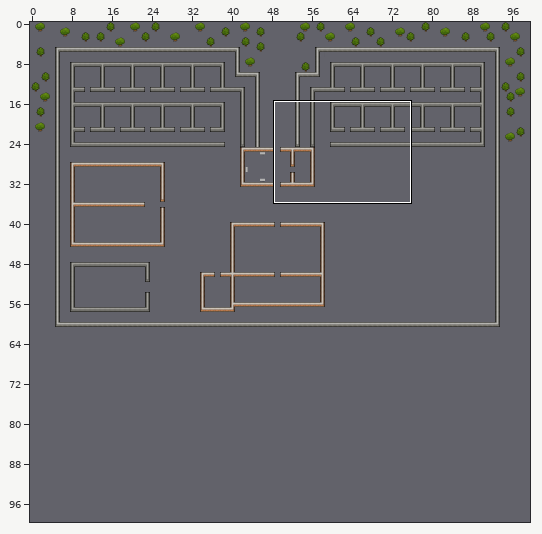
Tiled map -- Map/Map(good).tmx. Above: a wide view before the commit, with the close-up outlined.
Close-up. First the earlier version:
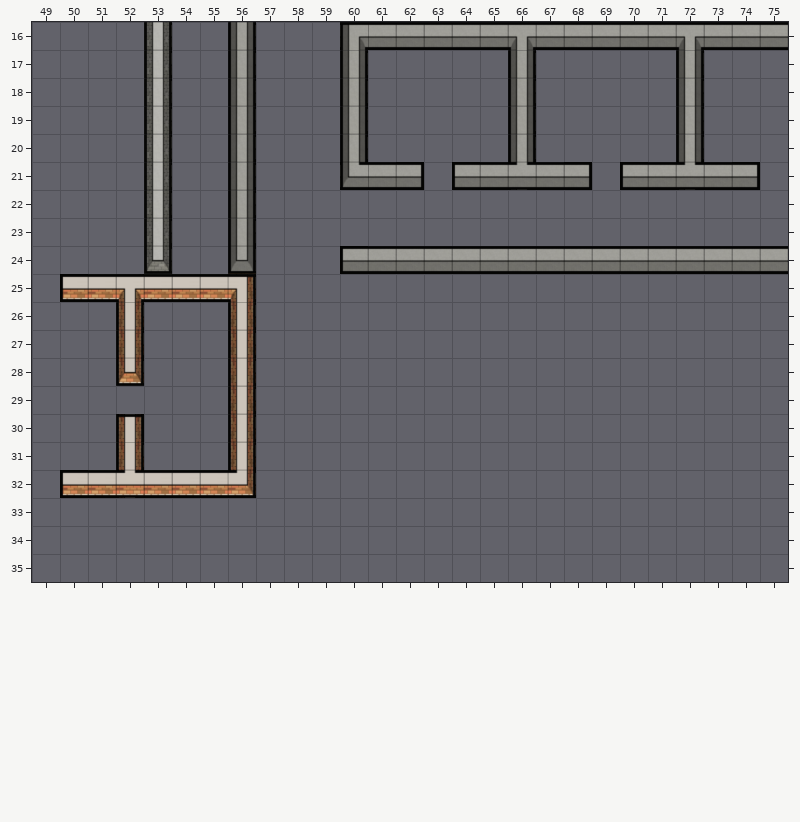
Cells are 32x32 px. Shown: x 49..75, y 16..35. The commit also changed other parts of the map, which this record leaves out.
Once edited:
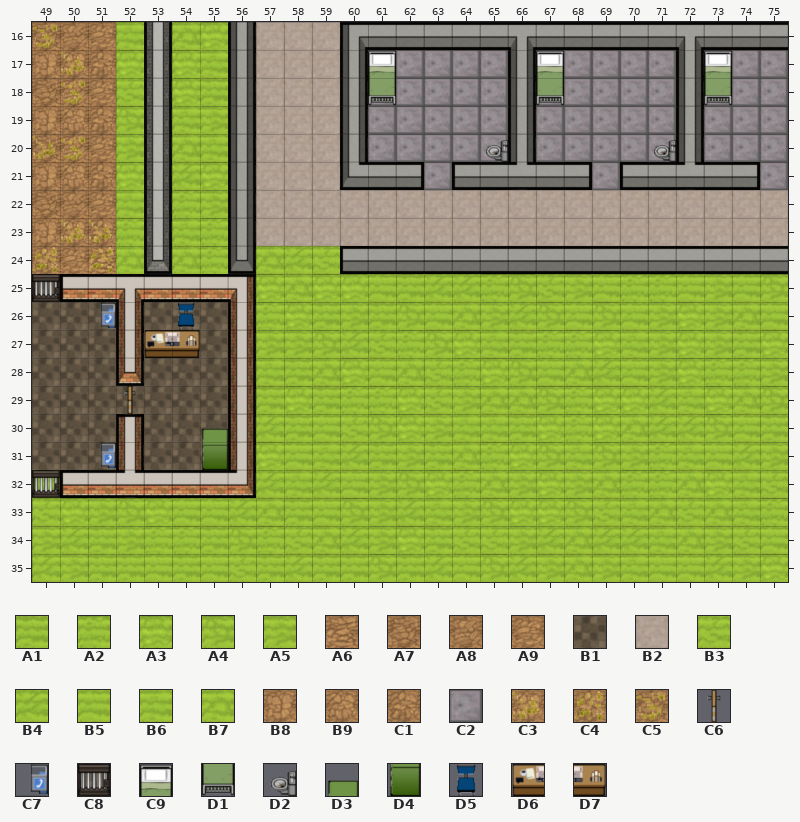
Key: from "Tileset": A1 128, A2 129, A3 130, A4 131, A5 132, A6 134, A7 135, A8 136, A9 137, B1 138, B2 143, B3 160, B4 161, B5 162, B6 163, B7 164, B8 167, B9 168, C1 169, C2 202, C3 413, C4 414, C5 415, C6 1027, C7 1063, C8 1088, C9 1120, D1 1152, D2 1186, D3 1602, D4 1634, D5 1664, D6 1696, D7 1697.
__ is an empty cell.
Tiles of an added or newly shown layer are drawn over the layers below it.
See-through tiles are keyed as they look on the map.
Diff:
Changed rows in their new state; .. is an unchanged cell.
Layer "Floor" (now shown):
first column x 49:
16 A7 A8 A9 B6 .. B7 A3 .. B2 B2 B2 .. .. .. .. .. .. .. .. .. .. .. .. .. .. .. ..
17 B8 B9 C1 A3 .. A3 B6 .. B2 B2 B2 .. C2 C2 C2 C2 C2 .. C2 C2 C2 C2 C2 .. C2 C2 C2
18 A7 A8 A9 B3 .. A3 A1 .. B2 B2 B2 .. C2 C2 C2 C2 C2 .. C2 C2 C2 C2 C2 .. C2 C2 C2
19 B8 B9 C1 A4 .. B6 A5 .. B2 B2 B2 .. C2 C2 C2 C2 C2 .. C2 C2 C2 C2 C2 .. C2 C2 C2
20 A7 A8 A9 A5 .. B7 B6 .. B2 B2 B2 .. C2 C2 C2 C2 C2 .. C2 C2 C2 C2 C2 .. C2 C2 C2
21 B8 B9 C1 A3 .. B4 A3 .. B2 B2 B2 .. .. .. C2 .. .. .. .. .. C2 .. .. .. .. .. C2
22 A7 A8 A9 B6 .. A2 A5 .. B2 B2 B2 B2 B2 B2 B2 B2 B2 B2 B2 B2 B2 B2 B2 B2 B2 B2 B2
23 B8 B9 C1 A2 .. B6 A2 .. B2 B2 B2 B2 B2 B2 B2 B2 B2 B2 B2 B2 B2 B2 B2 B2 B2 B2 B2
24 C1 A9 A6 B7 .. B7 A2 .. B7 B4 B3 .. .. .. .. .. .. .. .. .. .. .. .. .. .. .. ..
25 B1 .. .. .. .. .. .. .. A3 B7 A3 A3 B5 A1 B4 B4 A2 A4 B3 A5 B5 A2 A2 B5 A5 B5 A4
26 B1 B1 B1 .. B1 B1 B1 .. A2 A3 A1 A5 A1 A4 B5 B7 A5 B4 A4 B5 A4 B5 A5 A3 A5 B7 B5
27 B1 B1 B1 .. B1 B1 B1 .. A5 A5 A4 B4 B3 A2 A4 A3 B6 A1 A2 A2 A3 B6 A5 A3 A5 A1 A3
28 B1 B1 B1 .. B1 B1 B1 .. B6 A1 B7 A3 B5 B7 B3 A2 A3 A4 B5 B7 B4 B5 A5 A3 A2 A2 A5
29 B1 B1 B1 B1 B1 B1 B1 .. A1 A3 A1 A2 A2 A3 B3 A5 B7 B7 A4 A2 A3 A3 B4 B6 A3 B7 A4
30 B1 B1 B1 .. B1 B1 B1 .. B4 A1 B5 B3 A4 A3 A5 B6 B6 A1 A3 A2 A3 B7 B4 B4 A4 B5 A1
31 B1 B1 B1 .. B1 B1 B1 .. A3 B5 B6 B4 A1 A5 A1 B7 A2 A3 A4 B6 A4 A5 A2 B6 B5 B4 A5
32 A1 .. .. .. .. .. .. .. B4 B6 B4 B5 A5 A4 A3 A2 B7 A5 A3 A5 B7 A2 A2 B7 A3 B6 B3
33 B3 A3 A5 A4 A3 B5 B5 B4 B7 A1 B5 A4 A5 B4 B6 A5 A4 A3 A3 A4 B3 B6 B7 B3 B7 B6 A2
34 A5 B4 A1 A5 A2 A2 A1 A4 A2 B3 B7 B4 A5 A3 A1 B3 B3 A5 B4 B7 B4 B4 B6 B7 A5 B3 B5
35 B4 A5 A1 A1 B5 A1 B5 B3 A1 B4 A1 A1 A4 A1 B4 B5 A4 B4 A5 B7 A5 B6 B5 B5 B4 A5 A3
Layer "Floor Overlap" (now shown):
first column x 49:
16 C5 .. ..
17 .. C3 ..
18 .. C5 ..
20 C3 C5 ..
23 .. C3 C3
24 C4 .. C4
Layer "Objects" (now shown):
first column x 61:
17 C9 .. .. .. .. .. C9 .. .. .. .. .. C9
18 D1 .. .. .. .. .. D1 .. .. .. .. .. D1
20 .. .. .. .. D2 .. .. .. .. .. D2 .. ..
first column x 49:
25 C8 .. .. .. .. .. ..
26 .. .. C7 .. .. D5 ..
27 .. .. .. .. D6 D7 ..
29 .. .. .. C6 .. .. ..
30 .. .. .. .. .. .. D3
31 .. .. C7 .. .. .. D4
32 C8 .. .. .. .. .. ..
